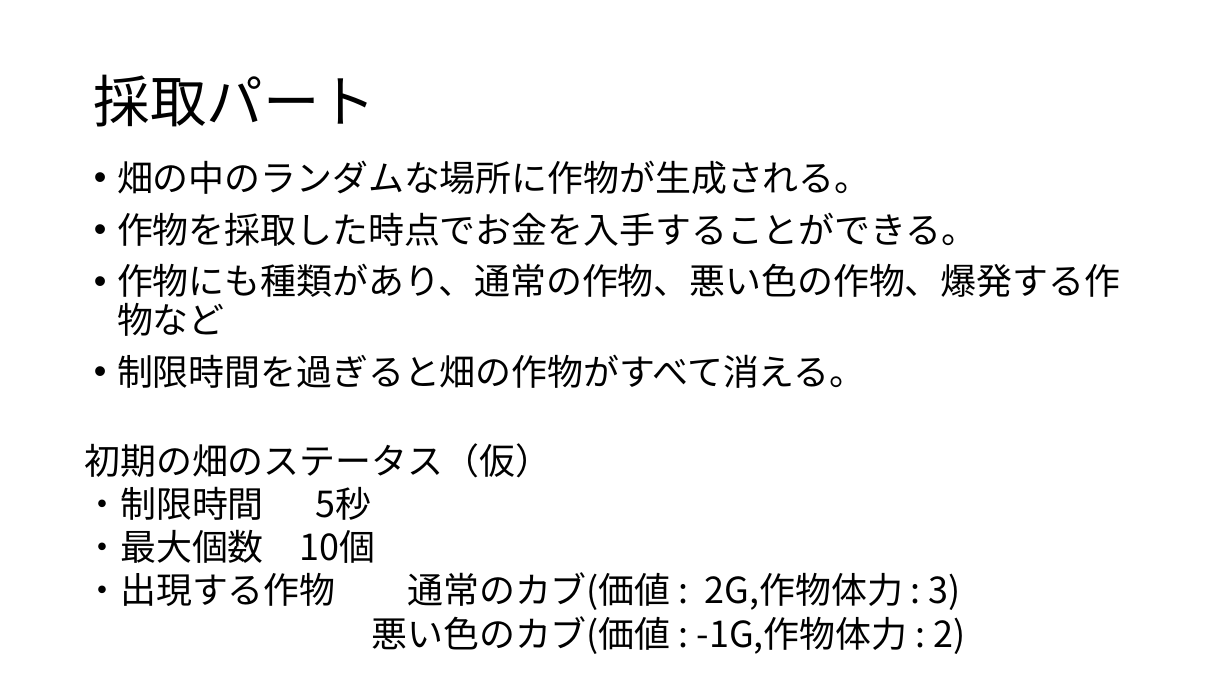
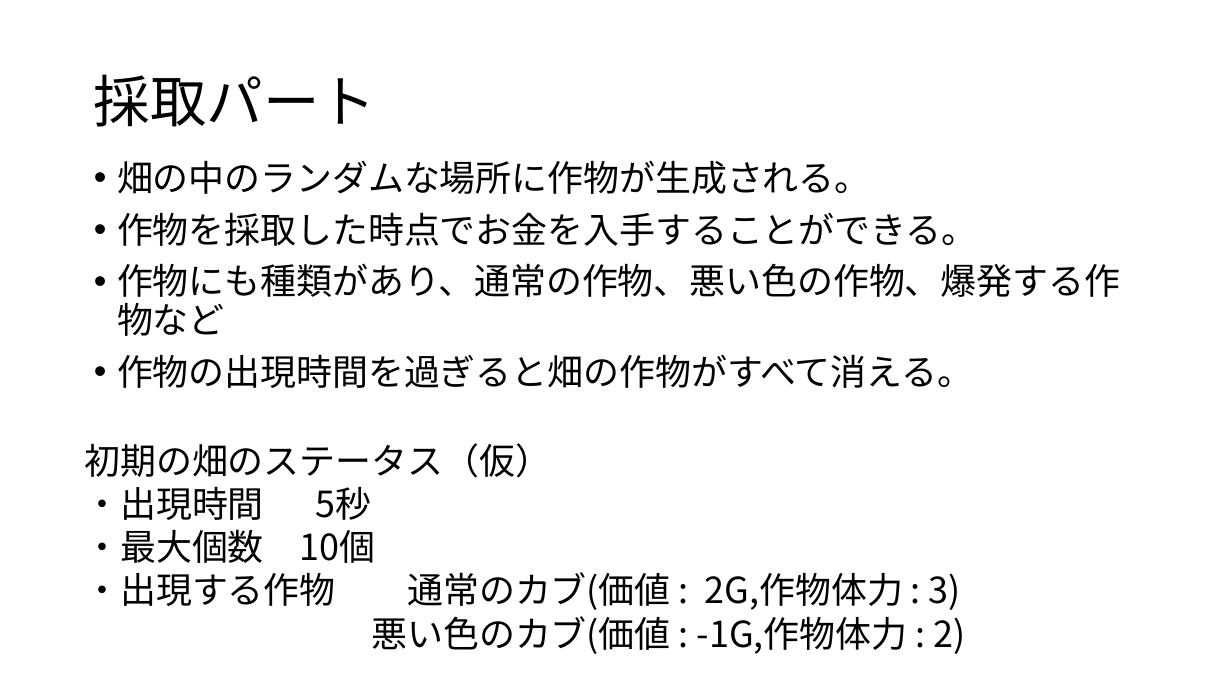
Before and after one commit to KawanoTakumi/FarmLife, a slide deck: slide 4 of FarmLife_企画.pptx. Drawn at 1232x693 pixels with LibreOffice and Linux fonts; fonts in the diff are those of the drawing. Boxes give left, top, right and bottom in pixels: in the first picture for what was removed or moved away, otherwise in the second. Text is boxed around its words. In the diff, an @@ line names an element or a change of style, - is before the commit and + after.

```diff
--- a/FarmLife_企画.pptx
+++ b/FarmLife_企画.pptx
@@ text at (x1=117, y1=354, x2=973, y2=388): text changed @@
-• 制限時間を過ぎると畑の作物がすべて消える。
+• 作物の出現時間を過ぎると畑の作物がすべて消える。
@@ text at (x1=84, y1=486, x2=372, y2=520): text changed @@
-・制限時間 5秒
+・出現時間 5秒
```
Also in this commit, not shown: 4 other slides changed, 15 other files.
